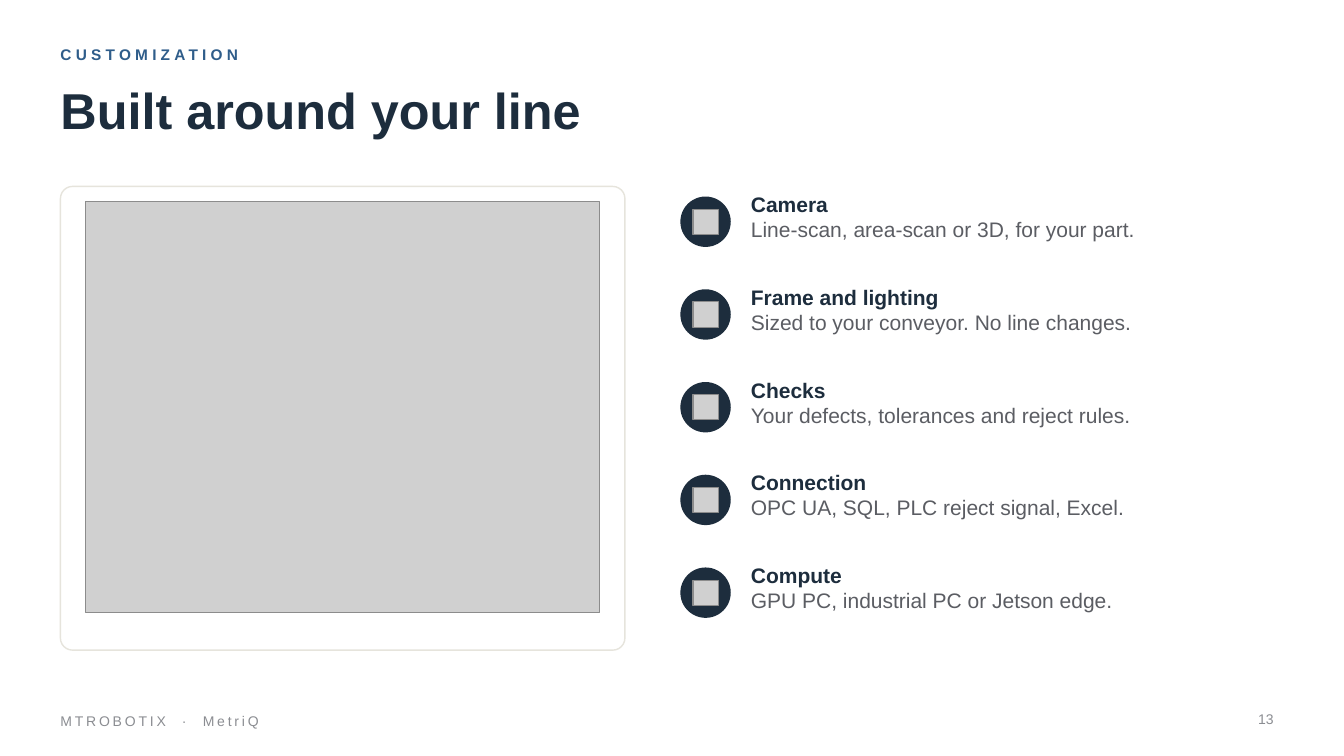
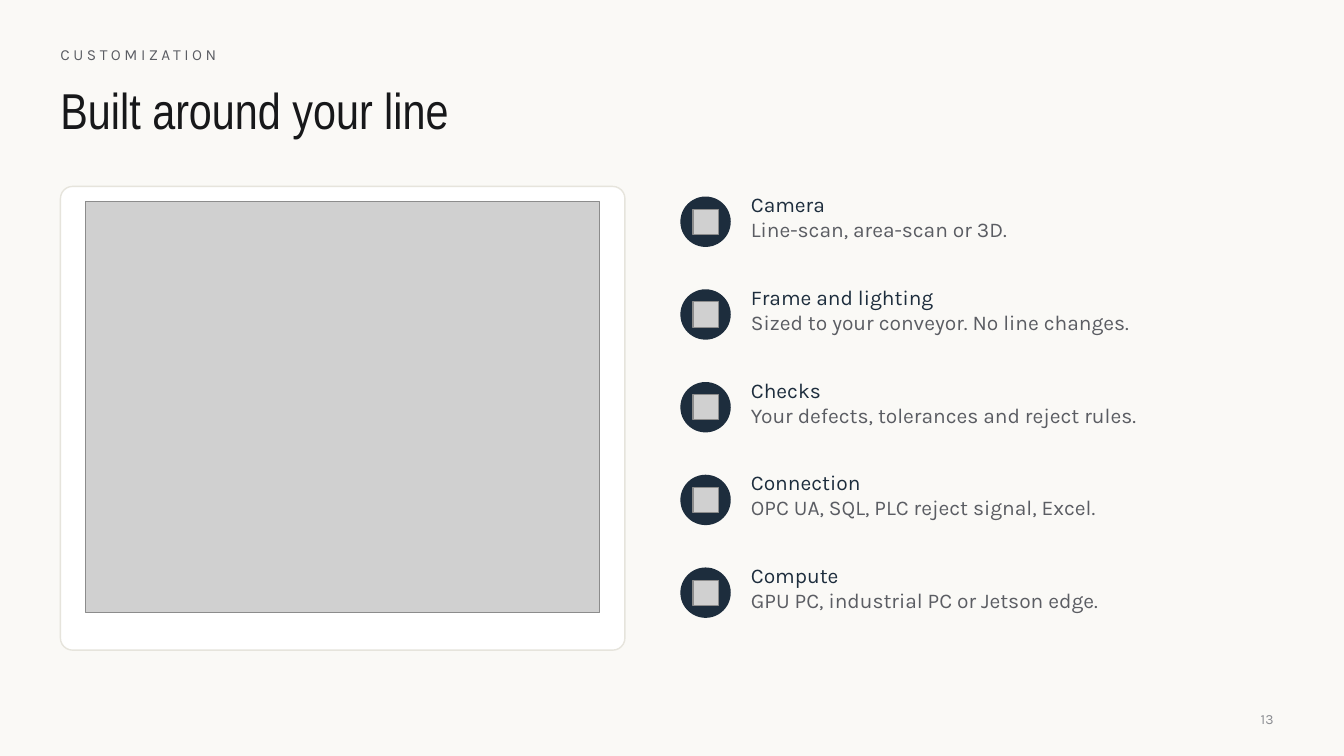
Before and after one commit to MTRobotix/MTR-SOP, a slide deck: slide 13 of content/general/attachments/metriq-pitch-deck.pptx. Drawn at 1344x756 pixels with LibreOffice and Linux fonts; fonts in the diff are those of the drawing; grey boxes stand for pictures; background and template pictures are left out. Boxes give left, top, right and bottom in pixels: in the first picture for what was removed or moved away, otherwise in the second. Text is boxed around its words. In the diff, an @@ line names an element or a change of style, - is before the commit and + after.

```diff
--- a/content/general/attachments/metriq-pitch-deck.pptx
+++ b/content/general/attachments/metriq-pitch-deck.pptx
@@ background #FFFFFF to #FAF9F6 @@
@@ text "CUSTOMIZATION" at box(60, 50, 216, 60): font Arial to Karla, text colour #2F5D8A to #5B5D63, letter spacing 3 to 2.5 pt, bold off @@
@@ title "Built around your line" at box(60, 92, 448, 139): font Arial to Arial Narrow, text colour #1D2D3D to #17181A, bold off @@
@@ text at box(751, 198, 825, 213): font Arial to Karla, bold off in "Camera" @@
@@ text at box(751, 222, 1007, 239): text changed; font Arial to Karla @@
-Line-scan, area-scan or 3D, for your part.
+Line-scan, area-scan or 3D.
@@ text "Frame and lighting" at box(751, 290, 1129, 335): font Arial to Karla; bold off in "Frame and lighting" @@
@@ text "Checks" at box(751, 383, 1136, 428): font Arial to Karla; bold off in "Checks" @@
@@ text "Connection" at box(751, 475, 1096, 520): font Arial to Karla; bold off in "Connection" @@
@@ text "Compute" at box(751, 569, 1098, 613): font Arial to Karla; bold off in "Compute" @@
@@ text removed at box(60, 716, 259, 729) @@
-MTROBOTIX · MetriQ
@@ page number at box(1261, 715, 1274, 724): font Arial to Karla @@
```
Also in this commit, not shown: 12 other slides changed, 3 slides added, 1 slide removed, 52 other files.
